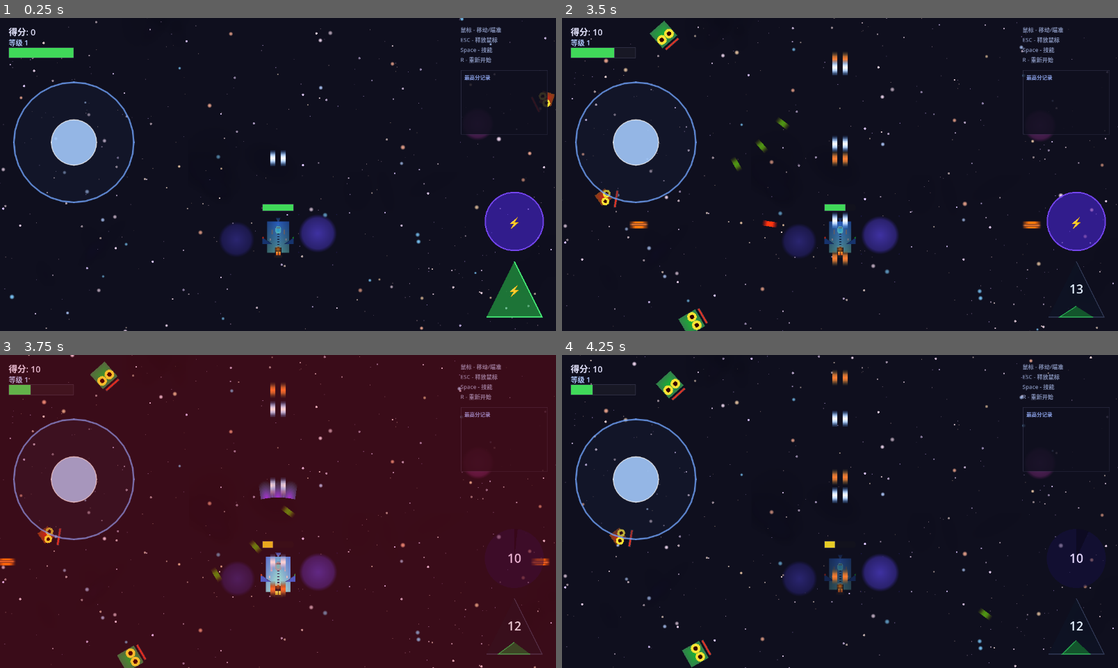
Above: before the commit, frames 1-4 (two rows, left to right).
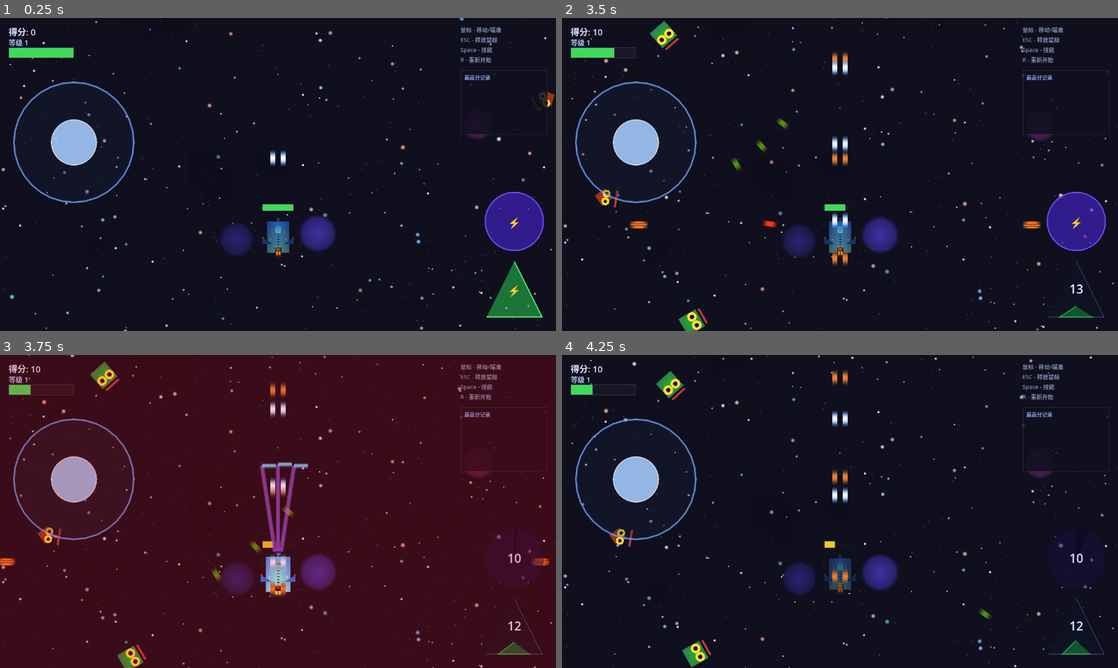
Above: after the commit, the same moments.

Repository: July-X/godot-game-one
Game: Godot game, scene res://scenes/main.tscn
The game is run twice, just before and just after one commit, with the same random seed, the same clock (stepped at 60 frames per second) and the same inputs.
Inputs:
- Up to frame 1 (0.25 s): no input
- Up to frame 2 (3.5 s): click "⚡" at 0.5 s; click "15" at 1.25 s; click "14" at 2 s; click "13" at 2.75 s
- Up to frame 3 (3.75 s): click "⚡" at 3.5 s
- Up to frame 4 (4.25 s): no input

Frames 1-2 are identical in both runs. In frame 3, 0.9% of the frame differs, in the area x 46-56%, y 34-63%; in frame 4, nothing differs.

Commit message:
feat: 导弹发射器挂载飞机尾部+激光重做为光束/闪电链

Diff:
--- a/scenes/entities/laser_bolt.tscn
+++ b/scenes/entities/laser_bolt.tscn
@@ -1,30 +1,14 @@
-[gd_scene load_steps=4 format=3]
+[gd_scene load_steps=3 format=3]
 
 [ext_resource type="Script" path="res://scripts/laser_bolt.gd" id="1"]
 
 [sub_resource type="CircleShape2D" id="1"]
-radius = 6.0
-
-[sub_resource type="Gradient" id="2"]
-colors = PackedColorArray(0.6, 0.2, 1.0, 1.0, 0.3, 0.8, 1.0, 0.0)
-offsets = PackedFloat32Array(0.0, 1.0)
-
-[sub_resource type="GradientTexture2D" id="3"]
-gradient = SubResource("2")
-width = 12
-height = 36
-fill = 1
-fill_from = Vector2(0.5, 1.0)
-fill_to = Vector2(0.5, 0.0)
+radius = 8.0
 
 [node name="LaserBolt" type="Area2D"]
 script = ExtResource("1")
 collision_layer = 2
 collision_mask = 5
 
-[node name="Sprite2D" type="Sprite2D" parent="."]
-texture = SubResource("3")
-scale = Vector2(2.0, 1.0)
-
 [node name="CollisionShape2D" type="CollisionShape2D" parent="."]
 shape = SubResource("1")
--- a/scripts/homing_missile.gd
+++ b/scripts/homing_missile.gd
@@ -5,6 +5,7 @@
 var _lifetime: float = 5.0
 var _target: Node2D = null
 var _hit_effect_scene = preload("res://scenes/effects/hit_effect.tscn")
+var _trail_points: PackedVector2Array = PackedVector2Array()
 
 func _ready() -> void:
 	add_to_group("player_bullets")
@@ -18,6 +19,8 @@
 
 func _physics_process(delta: float) -> void:
 	_lifetime -= delta
+	_trail_points.append(global_position)
+
 	if _lifetime <= 0:
 		queue_free()
 		return
@@ -34,6 +37,18 @@
 	var screen := get_viewport_rect().size
 	if global_position.x < -30 or global_position.x > screen.x + 30 or global_position.y < -30 or global_position.y > screen.y + 30:
 		queue_free()
+
+	queue_redraw()
+
+func _draw() -> void:
+	if _trail_points.size() > 1:
+		var pts: PackedVector2Array = []
+		var limit: int = max(_trail_points.size() - 15, 0)
+		for i in range(limit, _trail_points.size()):
+			pts.append(to_local(_trail_points[i]))
+		if pts.size() > 1:
+			draw_polyline(pts, Color(1.0, 0.5, 0.1, 0.7), 3.0)
+			draw_polyline(pts, Color(1.0, 0.8, 0.3, 0.4), 6.0)
 
 func _find_target() -> void:
 	if is_instance_valid(_target):
--- a/scripts/laser_bolt.gd
+++ b/scripts/laser_bolt.gd
@@ -1,11 +1,13 @@
 extends Area2D
 
 var _direction: Vector2 = Vector2.ZERO
-var _speed: float = 900.0
+var _speed: float = 1200.0
 var _damage: float = 5.0
-var _lifetime: float = 1.2
+var _lifetime: float = 0.6
 var _chain_max: int = 4
 var _hit_effect_scene = preload("res://scenes/effects/hit_effect.tscn")
+var LightningLine = preload("res://scripts/lightning_line.gd")
+var _line_points: PackedVector2Array = PackedVector2Array()
 
 func _ready() -> void:
 	add_to_group("player_bullets")
@@ -14,23 +16,34 @@
 func setup(pos: Vector2, angle: float, damage: float) -> void:
 	global_position = pos
 	_direction = Vector2.from_angle(angle)
-	rotation = angle + PI * 0.5
+	rotation = angle
 	_damage = damage
 
 func _physics_process(delta: float) -> void:
 	global_position += _direction * _speed * delta
 	_lifetime -= delta
-
-	var scale_val: float = 1.0 + sin(Time.get_ticks_msec() * 0.03) * 0.2
-	$Sprite2D.scale.x = scale_val * 2.0
-	$Sprite2D.scale.y = scale_val
+	_line_points.append(global_position)
 
 	if _lifetime <= 0:
 		queue_free()
 
 	var screen := get_viewport_rect().size
-	if global_position.x < -40 or global_position.x > screen.x + 40 or global_position.y < -40 or global_position.y > screen.y + 40:
+	if global_position.x < -80 or global_position.x > screen.x + 80 or global_position.y < -80 or global_position.y > screen.y + 80:
 		queue_free()
+
+	queue_redraw()
+
+func _draw() -> void:
+	if _line_points.size() > 1:
+		var pts: PackedVector2Array = []
+		for p in _line_points:
+			pts.append(to_local(p))
+		draw_polyline(pts, Color(0.5, 0.2, 1.0, 0.5), 6.0)
+		draw_polyline(pts, Color(0.8, 0.5, 1.0, 0.35), 10.0)
+	var tail := Vector2.RIGHT.rotated(-rotation) * 32
+	draw_line(tail, Vector2.ZERO, Color(0.3, 0.3, 1.0, 0.95), 3.0)
+	draw_line(tail, Vector2.ZERO, Color(0.6, 0.9, 1.0, 0.7), 7.0)
+	draw_line(tail, Vector2.ZERO, Color(0.3, 0.8, 1.0, 0.35), 12.0)
 
 func _on_body_entered(body: Node2D) -> void:
 	if not GameState.game_running:
@@ -51,13 +64,13 @@
 			break
 		var chain_dmg: float = _damage * 0.5 * pow(0.7, i)
 		next.take_damage(chain_dmg)
-		_spawn_chain_bolt(from.global_position, next.global_position)
+		_draw_lightning_bolt(from.global_position, next.global_position)
 		chained.append(next)
 		from = next
 
 func _find_nearest_enemy(origin: Node2D, exclude: Array) -> Node2D:
 	var best: Node2D = null
-	var best_dist: float = 200.0
+	var best_dist: float = 240.0
 	var enemies := get_tree().get_nodes_in_group("enemies")
 	for e in enemies:
 		if e in exclude or not is_instance_valid(e):
@@ -68,13 +81,12 @@
 			best = e
 	return best
 
+func _draw_lightning_bolt(from: Vector2, to: Vector2) -> void:
+	var line := LightningLine.new()
+	get_tree().current_scene.add_child(line)
+	line.setup(from, to)
+
 func _spawn_hit() -> void:
 	var hit = _hit_effect_scene.instantiate()
 	get_tree().current_scene.add_child(hit)
 	hit.global_position = global_position
-
-func _spawn_chain_bolt(from: Vector2, to: Vector2) -> void:
-	var bolt := _hit_effect_scene.instantiate()
-	get_tree().current_scene.add_child(bolt)
-	bolt.global_position = (from + to) * 0.5
-	bolt.modulate = Color(0.5, 0.3, 1.0, 1.0)
--- /dev/null
+++ b/scripts/lightning_line.gd
@@ -0,0 +1,32 @@
+extends Node2D
+
+var _points: PackedVector2Array = PackedVector2Array()
+var _lifetime: float = 0.15
+
+func setup(from: Vector2, to: Vector2) -> void:
+	global_position = Vector2.ZERO
+	z_index = 100
+	var segments: int = 7
+	var points: PackedVector2Array = [from]
+	for i in range(1, segments):
+		var t: float = float(i) / (segments - 1)
+		var jitter: float = 20.0 * (1.0 - abs(t - 0.5) * 2.0)
+		var px: float = from.x + (to.x - from.x) * t + randf_range(-jitter, jitter)
+		var py: float = from.y + (to.y - from.y) * t + randf_range(-jitter, jitter)
+		points.append(Vector2(px, py))
+	_points = points
+
+func _process(delta: float) -> void:
+	_lifetime -= delta
+	if _lifetime <= 0:
+		queue_free()
+	queue_redraw()
+
+func _draw() -> void:
+	if _points.size() < 2:
+		return
+	var local_pts: PackedVector2Array = []
+	for p in _points:
+		local_pts.append(to_local(p))
+	draw_polyline(local_pts, Color(0.5, 0.25, 0.95, 0.8), 3.0)
+	draw_polyline(local_pts, Color(0.3, 0.7, 1.0, 0.5), 7.0)
--- a/scripts/player.gd
+++ b/scripts/player.gd
@@ -18,7 +18,8 @@
 var _walk_cycle: float = 0.0
 var _head_bob_timer: float = 0.0
 var _missile_timer: float = 0.0
-var _missile_count: int = 0
+var _missile_pods: Array[Node2D] = []
+var _missile_pod_built: int = 0
 var _pickup_radius: float = 280.0
 var _mobile_mode: bool = false
 var _touch_move: Vector2 = Vector2.ZERO
@@ -248,21 +249,82 @@
 			if pu.has_method("collect"):
 				pu.collect()
 
+func _get_missile_tier() -> int:
+	var level: int = GameState.shoot_level
+	return mini(level / 5, 5)
+
+func _get_missile_damage() -> int:
+	var tier: int = _get_missile_tier()
+	var dmg: int = (GameState.get_bullet_damage() + 2) * int(pow(1.5, tier - 1))
+	return dmg
+
+func _get_missile_interval() -> float:
+	var tier: int = _get_missile_tier()
+	return 1.5 / tier
+
+func _build_missile_pods() -> void:
+	var tier: int = _get_missile_tier()
+	if tier <= _missile_pod_built:
+		return
+	while _missile_pods.size() > 0:
+		var p: Node2D = _missile_pods.pop_back()
+		p.queue_free()
+	_missile_pod_built = tier
+	for i in range(tier):
+		var pod := Sprite2D.new()
+		pod.texture = _make_pod_texture(Color(0.9, 0.3, 0.15))
+		pod.scale = Vector2(0.5, 0.5)
+		pod.z_index = 2
+		add_child(pod)
+		_missile_pods.append(pod)
+
+func _make_pod_texture(col: Color) -> ImageTexture:
+	var size: int = 10
+	var img := Image.create(size, size, false, Image.FORMAT_RGBA8)
+	img.fill(Color(0, 0, 0, 0))
+	var cx: int = size / 2
+	var cy: int = size / 2
+	for y in range(size):
+		for x in range(size):
+			var dx: float = float(x - cx)
+			var dy: float = float(y - cy)
+			var d: float = sqrt(dx * dx + dy * dy)
+			if d < cx - 1:
+				img.set_pixel(x, y, col)
+				if d > cx - 3:
+					img.set_pixel(x, y, col.lightened(0.3))
+	var tex := ImageTexture.create_from_image(img)
+	return tex
+
+func _update_missile_pods() -> void:
+	var tier: int = _get_missile_tier()
+	if tier != _missile_pod_built:
+		_build_missile_pods()
+	var rear: Vector2 = Vector2.RIGHT.rotated(rotation + PI) * 48
+	var perp: Vector2 = Vector2.UP.rotated(rotation)
+	var spacing: float = 18.0
+	var start: float = -(tier - 1) * spacing * 0.5
+	for i in range(tier):
+		if i < _missile_pods.size():
+			_missile_pods[i].global_position = global_position + rear + perp * (start + i * spacing)
+			_missile_pods[i].rotation = rotation + PI
+
 func _spawn_homing_missiles(delta: float) -> void:
-	var target_count: int = GameState.shoot_level / 5
-	if target_count <= _missile_count:
-		return
-	_missile_count = target_count
+	var tier: int = _get_missile_tier()
+	if tier <= 0:
+		return
+	_update_missile_pods()
 	_missile_timer += delta
-	var interval: float = 1.0 / max(target_count, 1)
-	if _missile_timer < interval:
+	if _missile_timer < _get_missile_interval():
 		return
 	_missile_timer = 0.0
-	var angle: float = rotation + PI
-	var pos: Vector2 = global_position + Vector2.from_angle(angle) * 30
-	var missile := _missile_scene.instantiate()
-	get_tree().current_scene.add_child(missile)
-	missile.setup(pos, angle, GameState.get_bullet_damage())
+	for i in range(tier):
+		if i < _missile_pods.size():
+			var pos: Vector2 = _missile_pods[i].global_position
+			var angle: float = rotation + PI + (i - (tier - 1) * 0.5) * 0.15
+			var missile := _missile_scene.instantiate()
+			get_tree().current_scene.add_child(missile)
+			missile.setup(pos, angle, _get_missile_damage())
 
 func _fire_laser() -> void:
 	var count: int = 3
